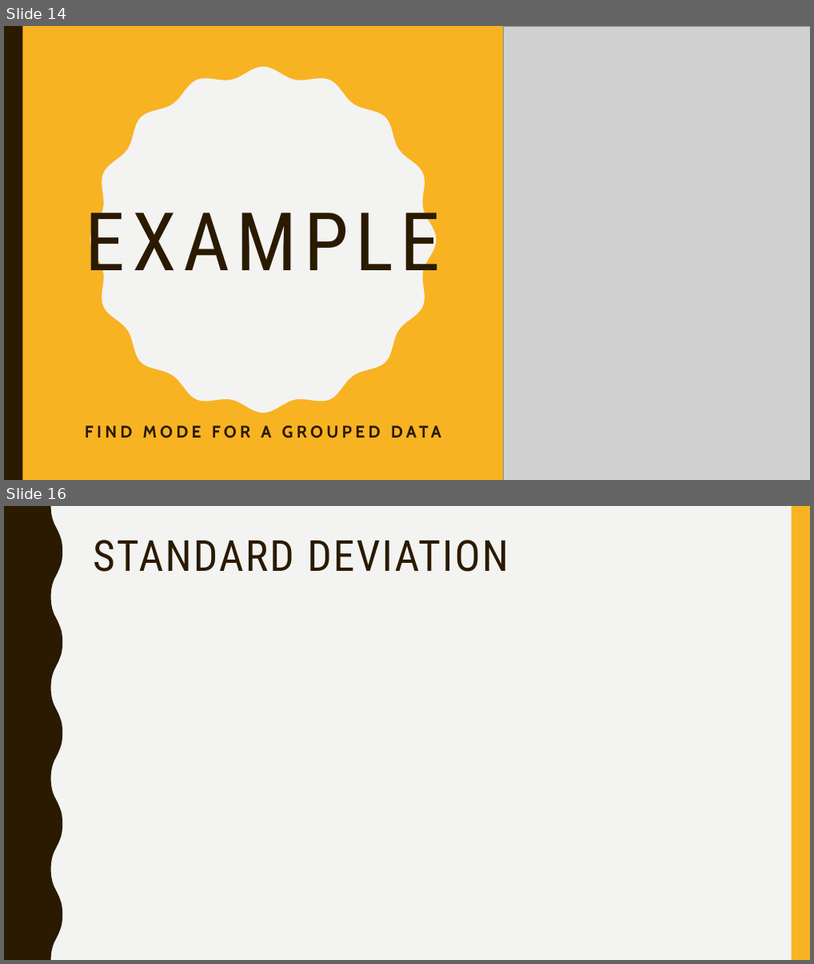
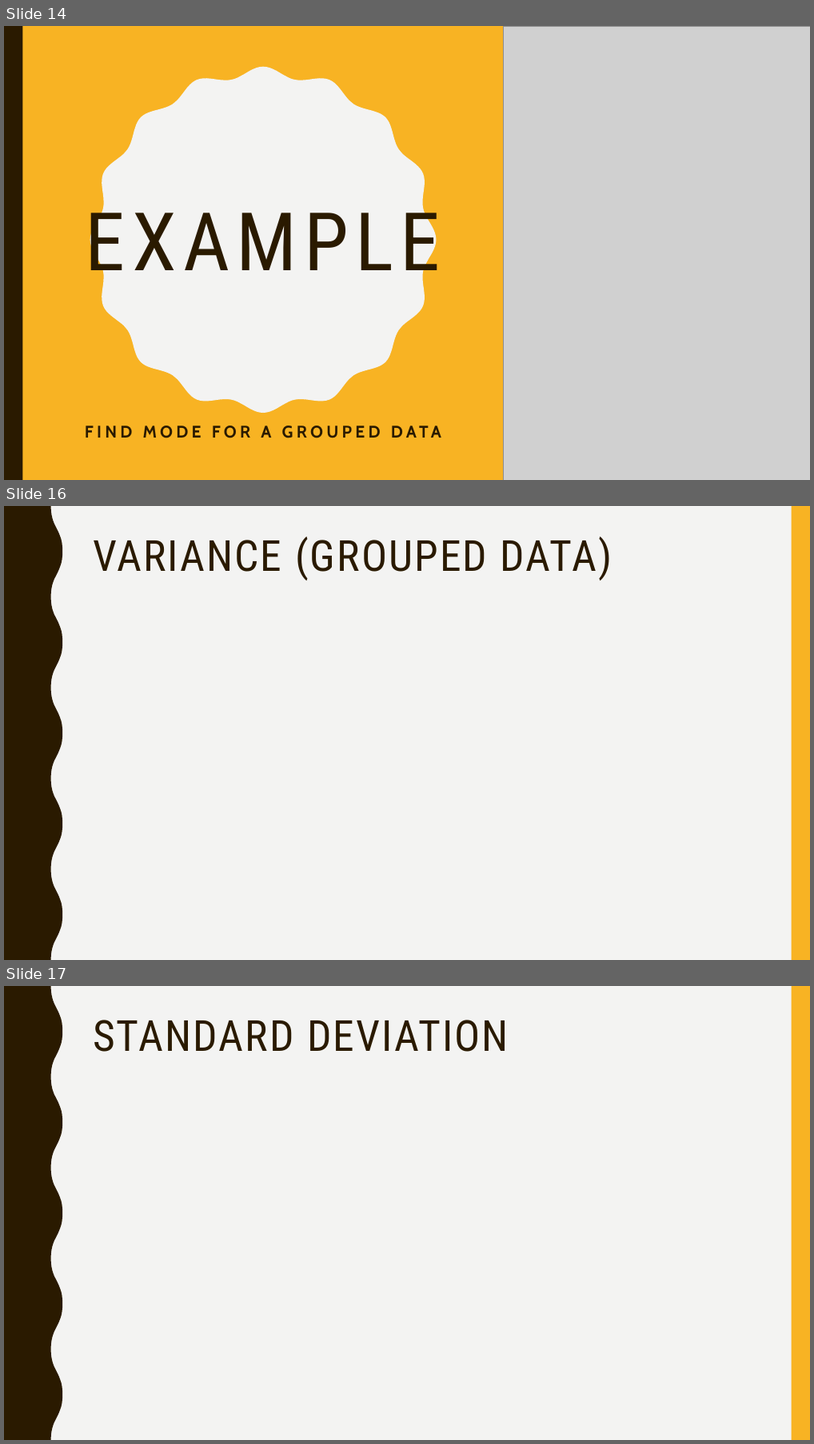
Before and after one commit to skgadi/Courses, a slide deck: 2021/statistics-for-business/session-2.pptx. Shown one above the other, each under a label of ours: slides 14 and 16 before the commit, slides 14, 16 and 17 after it; the slides between them are not shown. The pictures are 814x964 and 814x1444 pixels, drawn with LibreOffice and Linux fonts; fonts in the diff are those of the drawing; grey boxes stand for pictures. Boxes give left, top, right and bottom in pixels: in the first picture for what was removed or moved away, otherwise in the second. Text is boxed around its words. In the diff, an @@ line names an element or a change of style, - is before the commit and + after.

```diff
--- a/2021/statistics-for-business/session-2.pptx
+++ b/2021/statistics-for-business/session-2.pptx
@@ slide 16 added at (4,506,810,960), background #F3F3F2; not listed: 2 template elements that a slide beside it also shows @@
@@ title added at (93,536,612,580), 51 pt, text #2A1A00 @@
+VARIANCE (GROUPED DATA)
@@ what was slide 16 is now slide 17 @@
```
Also in this commit, not shown: 5 slides changed, 2 other slides added, 8 other files.
